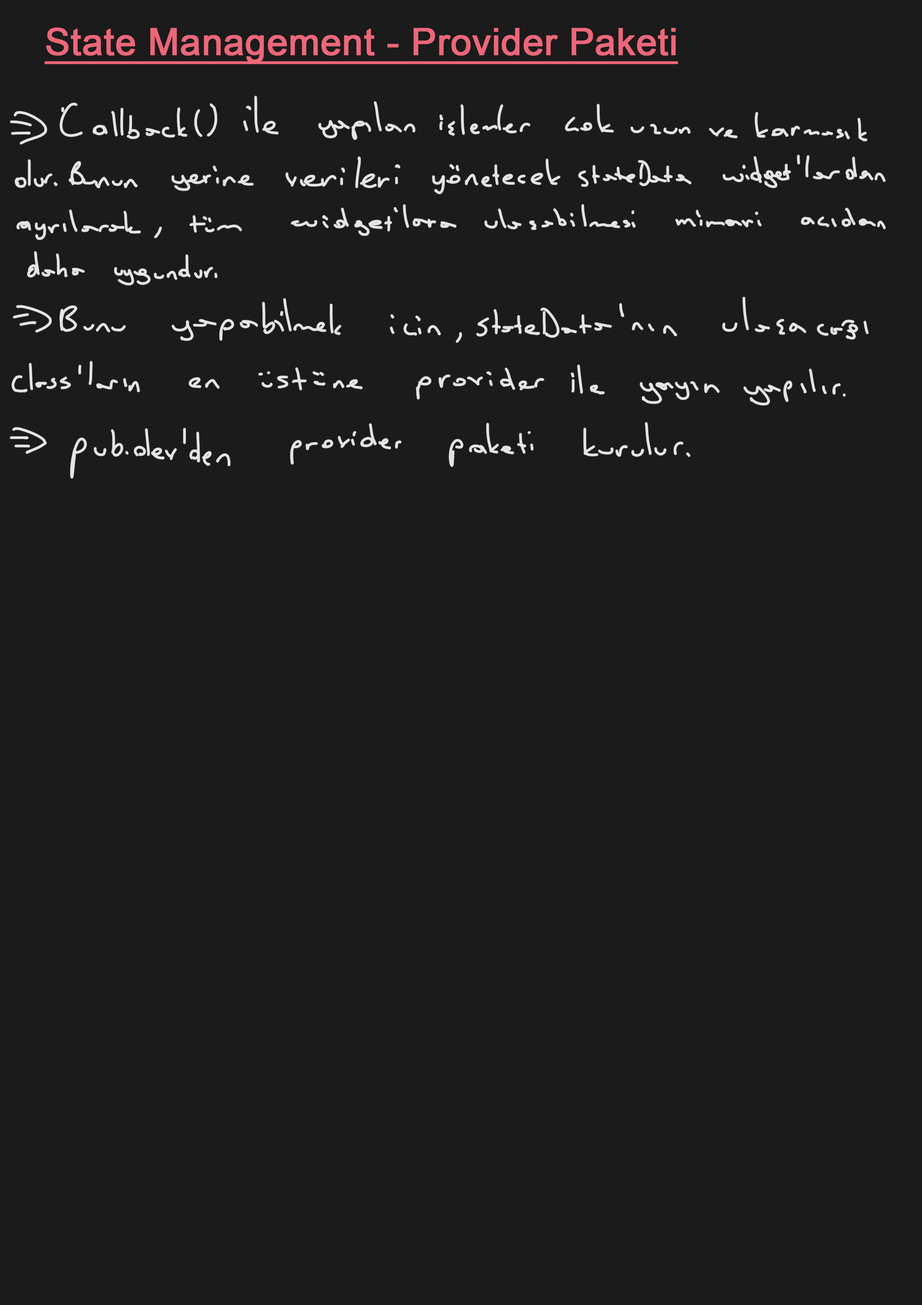
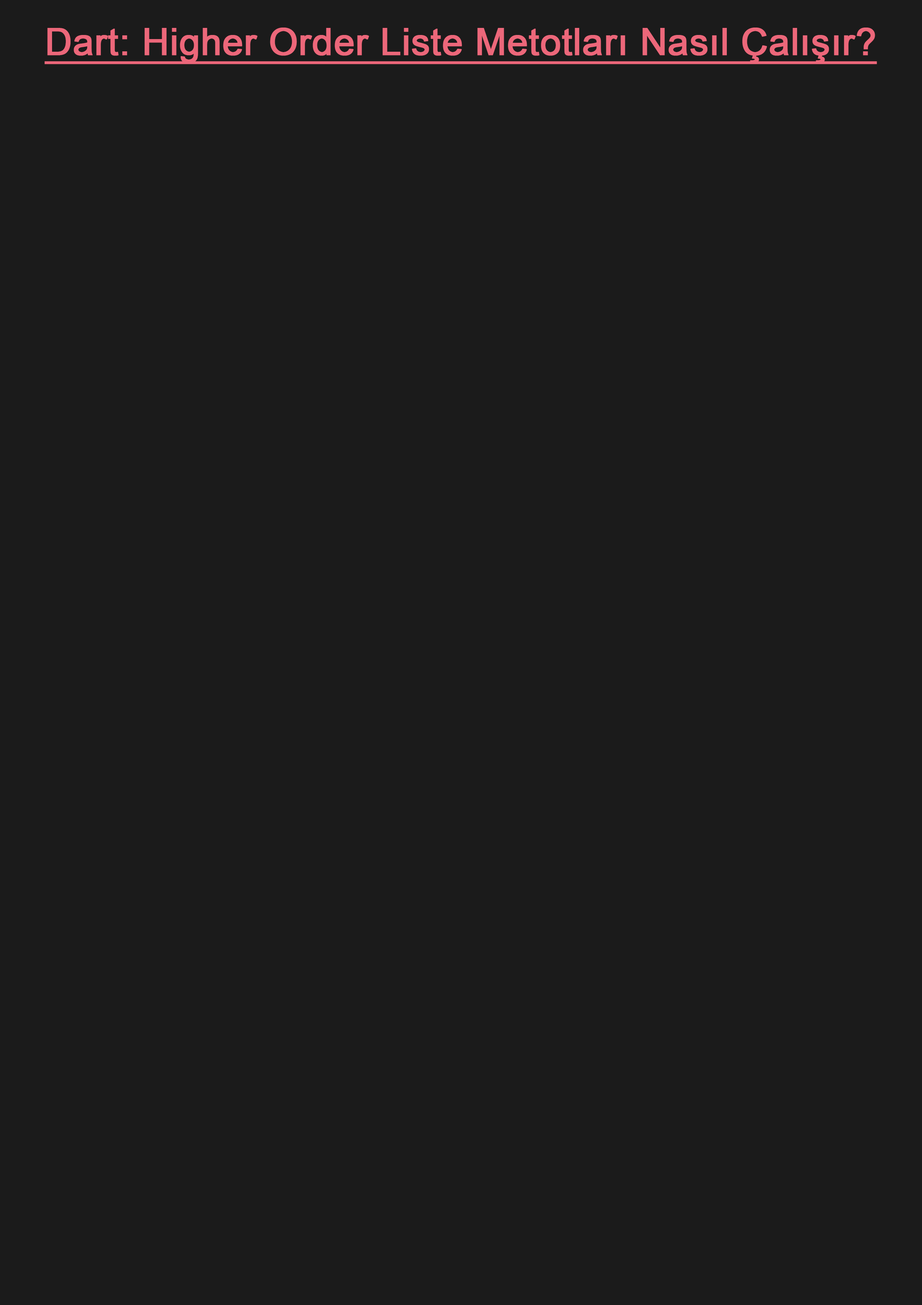
Two versions of the same layered image (922×1305). Layer-by-layer changes:
renamed "State Management - Provider Paketi" to "Dart: Higher Order Liste Metotları Nasıl Çalışır?", painted on it over (46, 27, 878, 65)
painted on "Arka Plan" over (9, 95, 887, 480)
